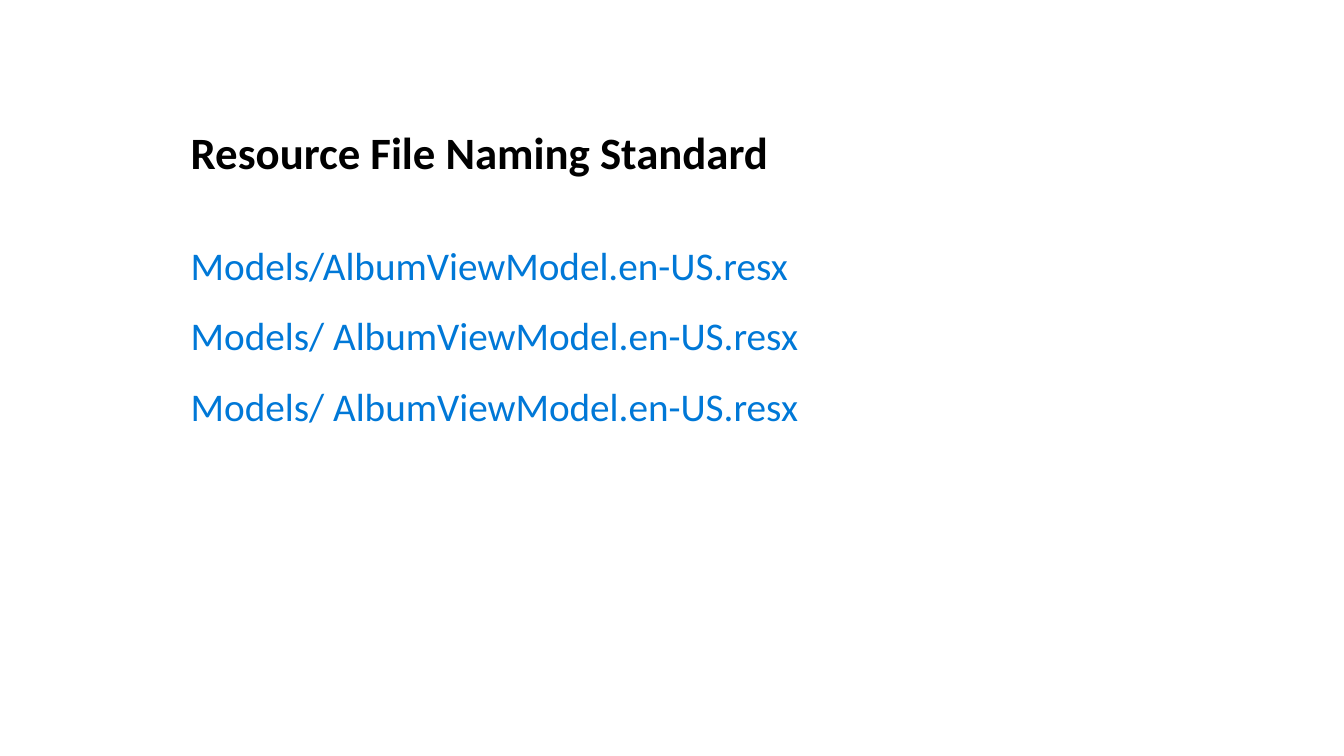
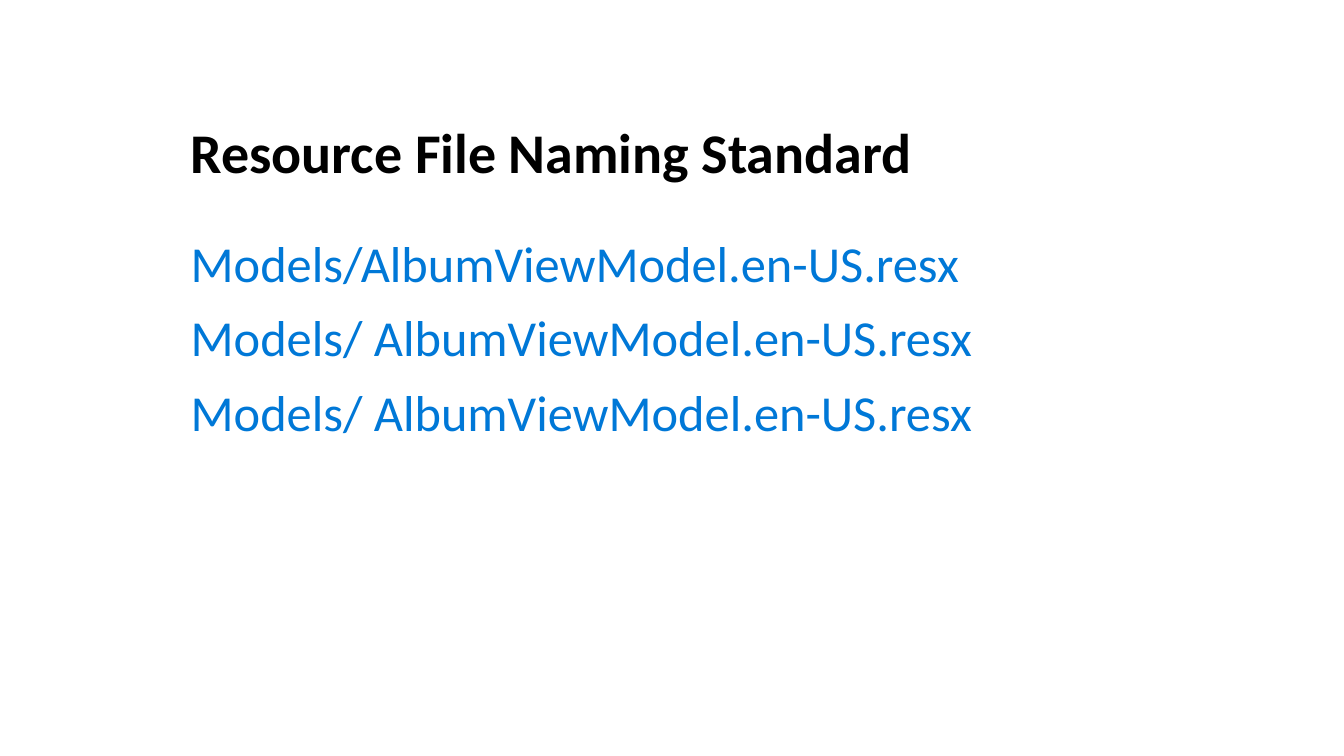
Before and after one commit to cwoodruff/ASPNETCore-I18n, a slide deck: slide 22 of Globalizing Your ASP.NET 8 Presence.pptx. Drawn at 1344x756 pixels with LibreOffice and Linux fonts; fonts in the diff are those of the drawing. Boxes give left, top, right and bottom in pixels: in the first picture for what was removed or moved away, otherwise in the second. Text is boxed around its words. In the diff, an @@ line names an element or a change of style, - is before the commit and + after.

```diff
--- a/Globalizing Your ASP.NET 8 Presence.pptx
+++ b/Globalizing Your ASP.NET 8 Presence.pptx
@@ title "Resource File Naming Standard" at box(191, 133, 912, 183): size 32 to 40 pt @@
@@ text "Models/AlbumViewModel.en-US.resx" at box(191, 247, 972, 433): size 28 to 36 pt; line spacing 1.2 to 1 @@
```
Also in this commit, not shown: 23 other slides changed.
